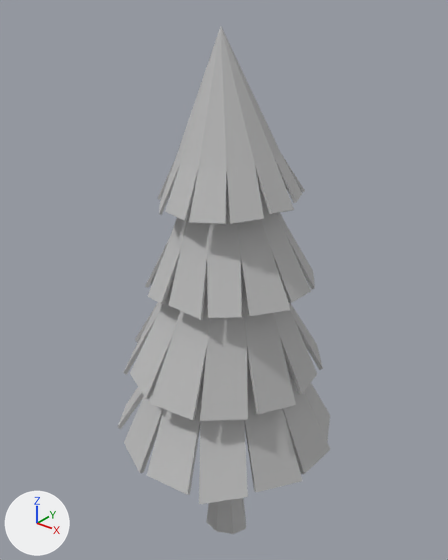
An edit to the OBJ model scene_objects/tree.obj, drawn before and after from the same camera.
Rendered twice from a 50 mm camera at (1.9, -2.4, 3.23) aimed at (-0.05, 0.04, 1.72). Lighting does not change. The marker at lower left points along +X, +Y and +Z. Where no turn or scale is listed for an object, it has been applied to the vertices.

Before the edit, the objects in view are built like this:
```python
me_tree = bpy.data.meshes.new('tree')
me_tree.from_pydata(...)  # 387 vertices, 361 faces; spans x -0.59..0.64, y -0.65..0.6, z -0.01..3.04
me_tree.materials.append(mat_tree_initialshadinggroup)  # grey #bcbcbc
ob_tree = bpy.data.objects.new('tree', me_tree)
ob_tree.location = (0.0, 0.0, 0.0)
```
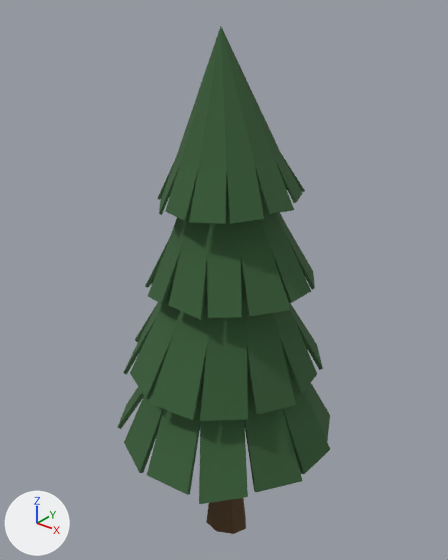
Where the change shows, as pixel boxes [x1, y1, x2, y2] in the pictures (448 x 560 px):
part 1 of me_tree, recoloured (grey to green)
    both: [118, 26, 330, 504]
part 2 of me_tree, recoloured (grey to brown)
    both: [206, 498, 246, 534]

The edits, one by one:
Material 'lambert3SG' (mat_lambert3sg) is new.
Its base color is (0.04, 0.11, 0.04) (dark green #385d38).
Its roughness is 1.0.
Material 'lambert2SG' (mat_lambert2sg) is new.
Its base color is (0.09, 0.05, 0.02) (brown #553f27).
Its roughness is 1.0.
me_tree has 387 vertices, 361 faces and spans x -0.59..0.64, y -0.65..0.6, z -0.01..3.04.
me_tree is used by ob_tree; location (0.0, 0.0, 0.0).
me_tree part 1: 342 of the faces centred in x -0.57..0.62, y -0.64..0.57, z 0.77..2.66 switch from mat_tree_initialshadinggroup (grey #bcbcbc) to mat_lambert3sg (dark green #385d38).
me_tree part 2: all 19 faces centred in x -0.1..0.13, y -0.13..0.07, z 0.0..1.74 switch from mat_tree_initialshadinggroup (grey #bcbcbc) to mat_lambert2sg (brown #553f27).
